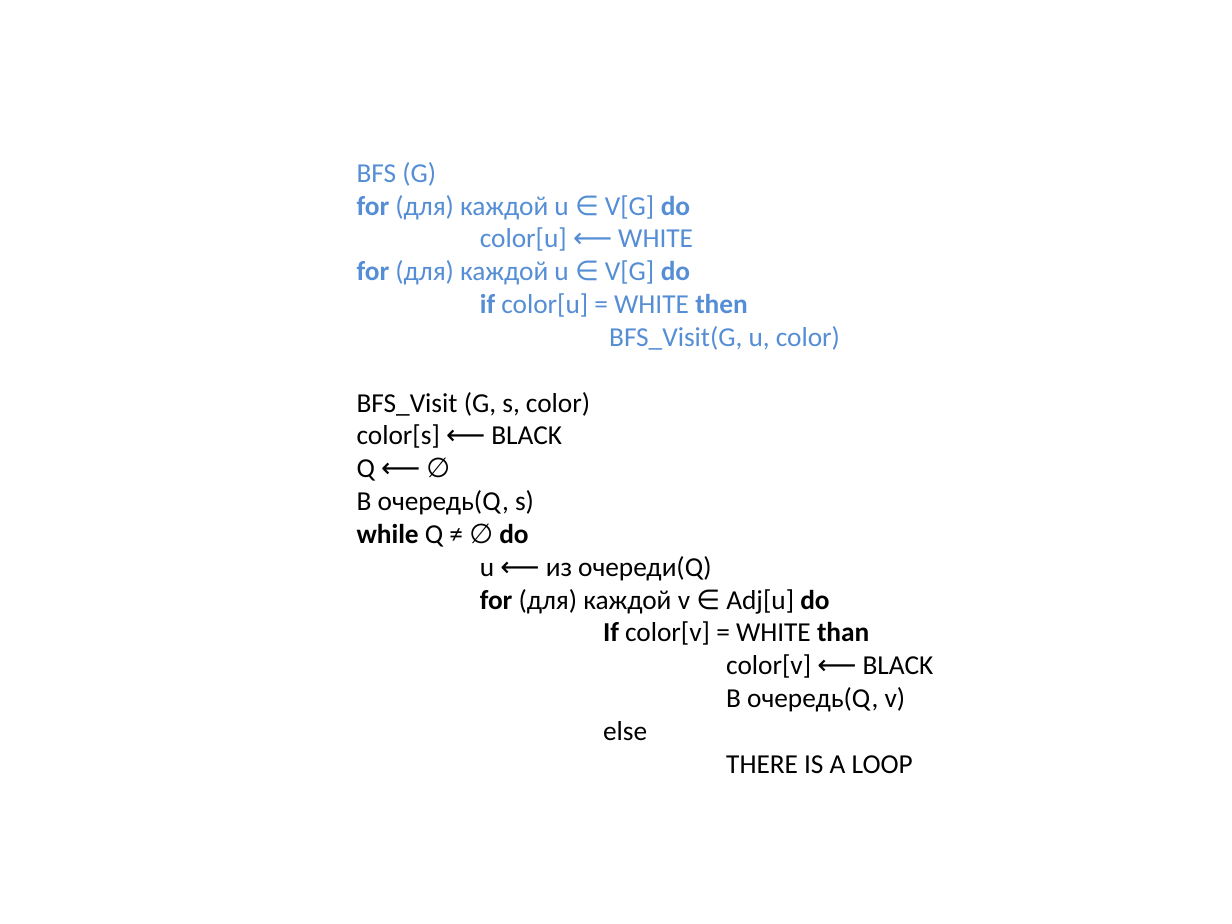
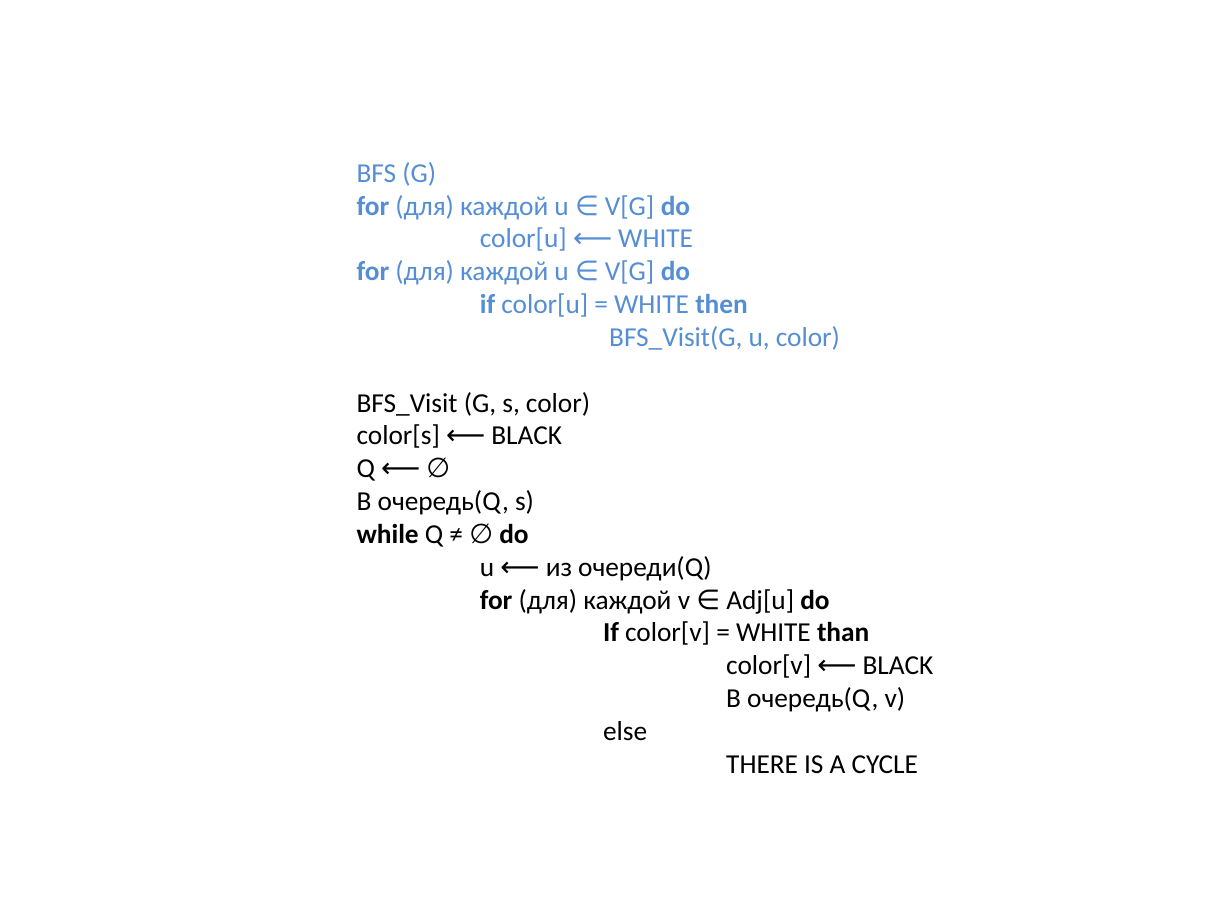
Before and after one commit to SteinbergOB/ANG, a slide deck: slide 53 of Презентации/Лекция 1.pptx. Drawn at 1232x924 pixels with LibreOffice and Linux fonts; fonts in the diff are those of the drawing. Boxes give left, top, right and bottom in pixels: in the first picture for what was removed or moved away, otherwise in the second. Text is boxed around its words. In the diff, an @@ line names an element or a change of style, - is before the commit and + after.

```diff
--- a/Презентации/Лекция 1.pptx
+++ b/Презентации/Лекция 1.pptx
@@ title at (x1=357, y1=162, x2=934, y2=773): text changed @@
-BFS (G)
-for (для) каждой u ∈ V[G] do
-color[u] ⟵ WHITE
-for (для) каждой u ∈ V[G] do
-if color[u] = WHITE then
-BFS_Visit(G, u, color)
-BFS_Visit (G, s, color)
-color[s] ⟵ BLACK
-Q ⟵ ∅
-В очередь(Q, s)
-while Q ≠ ∅ do
-u ⟵ из очереди(Q)
-for (для) каждой v ∈ Adj[u] do
-If color[v] = WHITE than
-color[v] ⟵ BLACK
-В очередь(Q, v)
-else
-THERE IS A LOOP
+BFS (G)
+for (для) каждой u ∈ V[G] do
+color[u] ⟵ WHITE
+for (для) каждой u ∈ V[G] do
+if color[u] = WHITE then
+BFS_Visit(G, u, color)
+BFS_Visit (G, s, color)
+color[s] ⟵ BLACK
+Q ⟵ ∅
+В очередь(Q, s)
+while Q ≠ ∅ do
+u ⟵ из очереди(Q)
+for (для) каждой v ∈ Adj[u] do
+If color[v] = WHITE than
+color[v] ⟵ BLACK
+В очередь(Q, v)
+else
+THERE IS A CYCLE
```
Also in this commit, not shown: 7 other slides changed, 1 other file.
